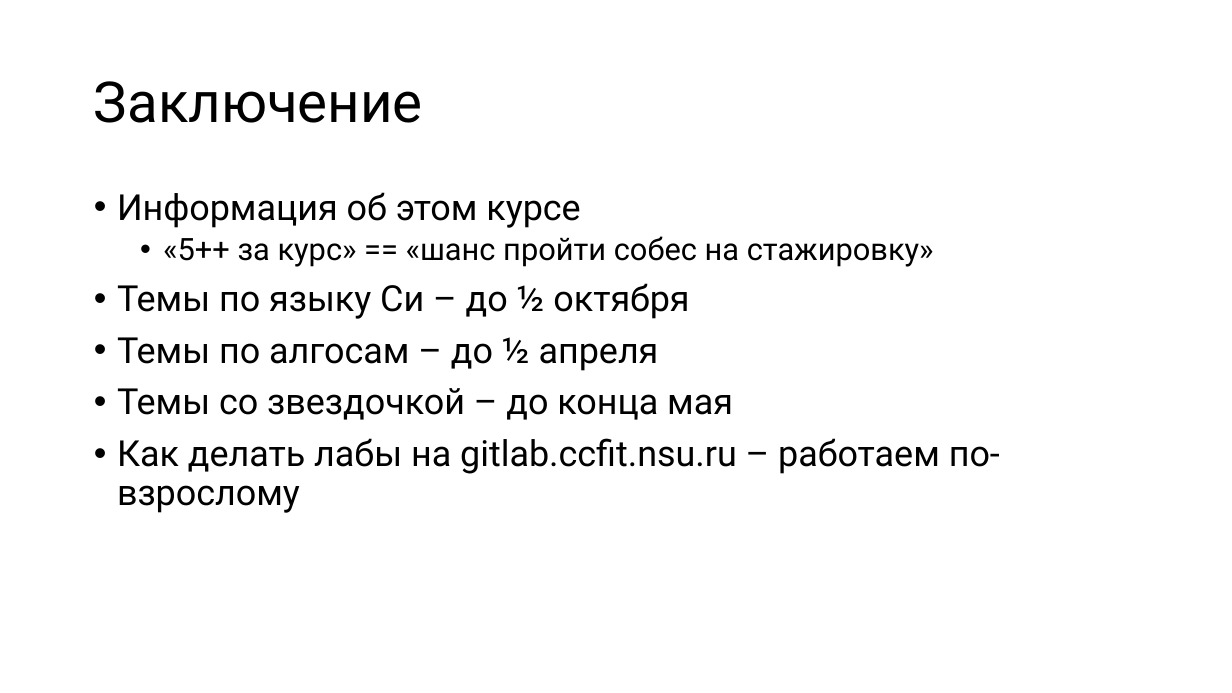
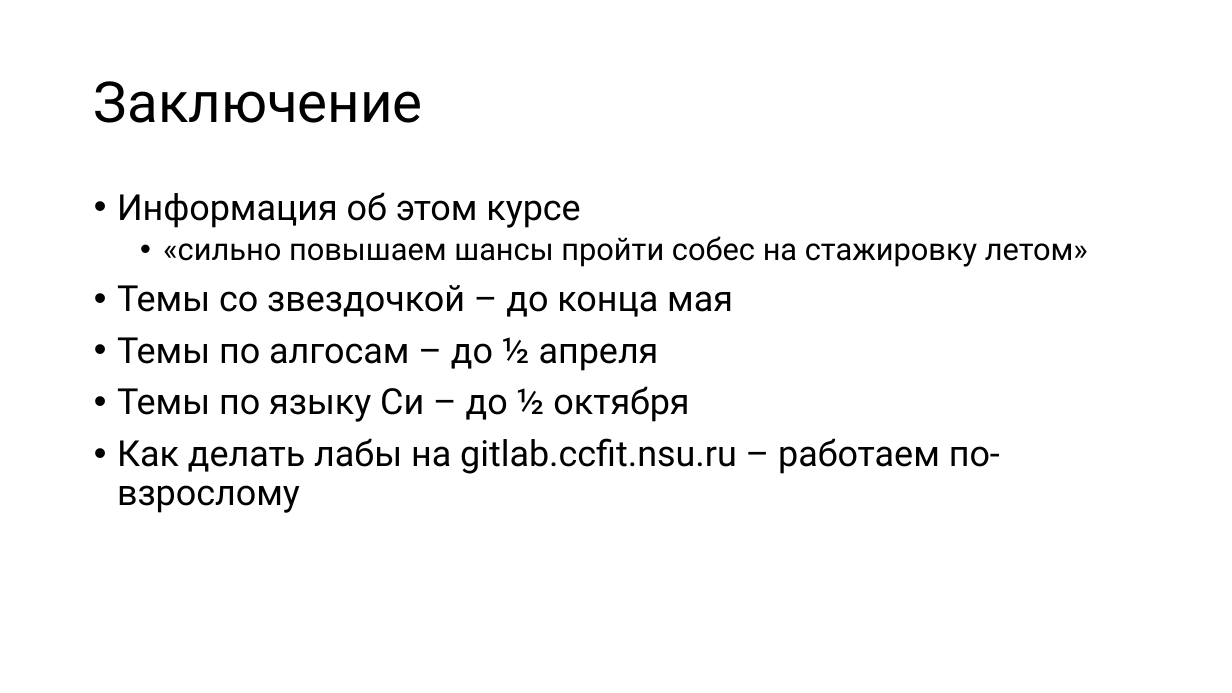
Before and after one commit to Evgueni-Petrov-aka-espetrov/Algorithms-and-Programming-in-C-pptx, a slide deck: slide 40 of 00 План-капкан до весны.pptx (slide 26 before the commit). Drawn at 1232x693 pixels with LibreOffice and Linux fonts; fonts in the diff are those of the drawing. Boxes give left, top, right and bottom in pixels: in the first picture for what was removed or moved away, otherwise in the second. Text is boxed around its words. In the diff, an @@ line names an element or a change of style, - is before the commit and + after.

```diff
--- a/00 План-капкан до весны.pptx
+++ b/00 План-капкан до весны.pptx
@@ text at (x1=117, y1=236, x2=1088, y2=371): text changed; size 24 to 28 pt @@
-  • «5++ за курс» == «шанс пройти собес на стажировку»
+  • «сильно повышаем шансы пройти собес на стажировку летом»
+• Темы со звездочкой – до конца мая
+• Темы по алгосам – до ½ апреля
@@ text at (x1=117, y1=337, x2=733, y2=420): paragraphs removed @@
-• Темы по алгосам – до ½ апреля
-• Темы со звездочкой – до конца мая
```
Also in this commit, not shown: 3 other slides changed, 14 slides added.
